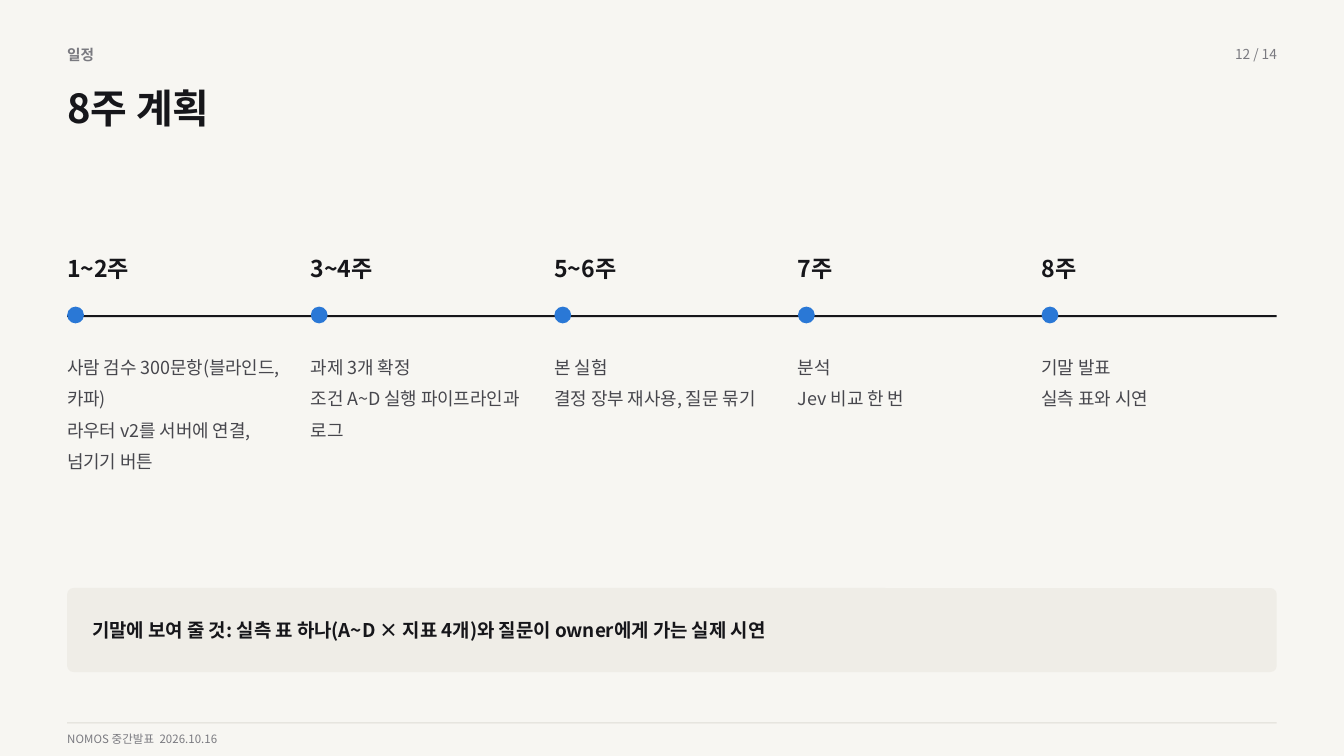
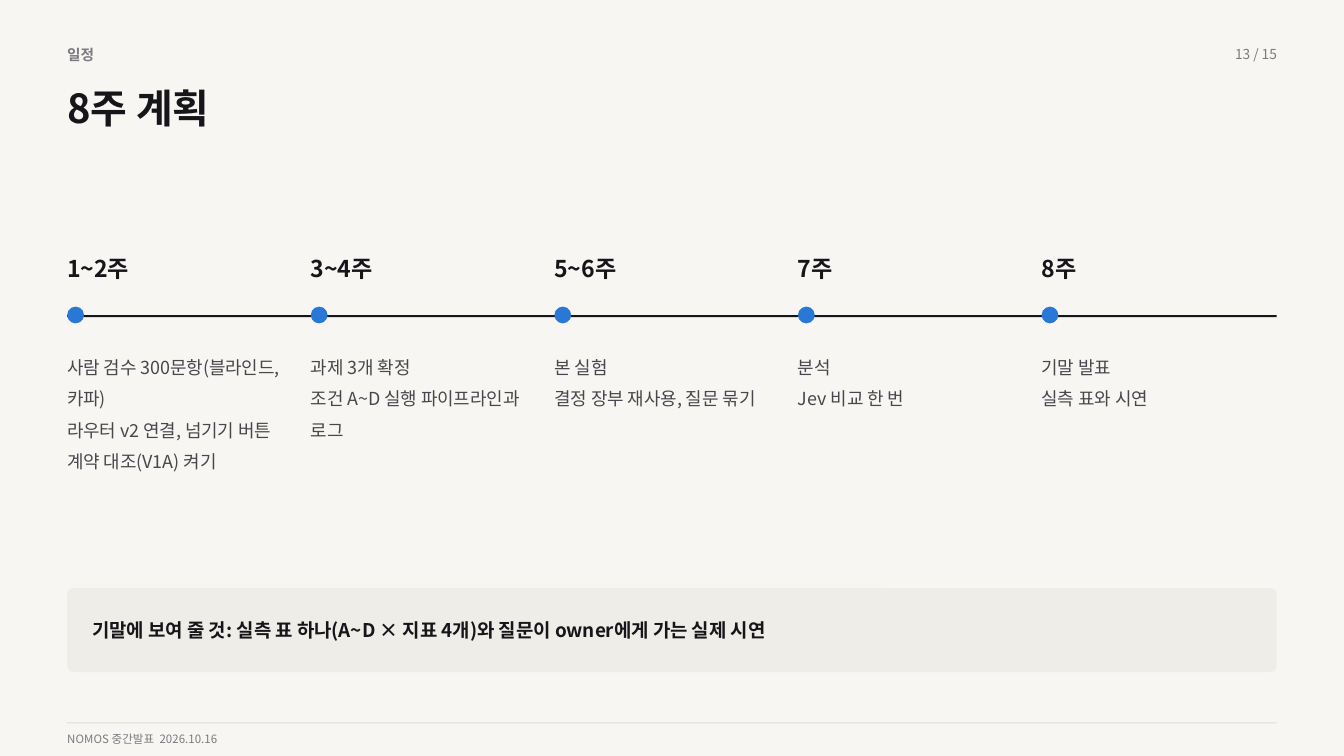
Before and after one commit to Capstone-NOMOS/frontend, a slide deck: slide 13 of docs/midterm/midterm-deck.pptx (slide 12 before the commit). Drawn at 1344x756 pixels with LibreOffice and Linux fonts; fonts in the diff are those of the drawing. Boxes give left, top, right and bottom in pixels: in the first picture for what was removed or moved away, otherwise in the second. Text is boxed around its words. In the diff, an @@ line names an element or a change of style, - is before the commit and + after.

```diff
--- a/docs/midterm/midterm-deck.pptx
+++ b/docs/midterm/midterm-deck.pptx
@@ text at [1235,49,1277,59]: text changed @@
-12 / 14
+13 / 15
@@ text at [67,422,271,472]: text changed @@
-라우터 v2를 서버에 연결, 넘기기 버튼
+라우터 v2 연결, 넘기기 버튼
+계약 대조(V1A) 켜기
```
Also in this commit, not shown: 11 other slides changed, 1 slide added, 4 other files.
